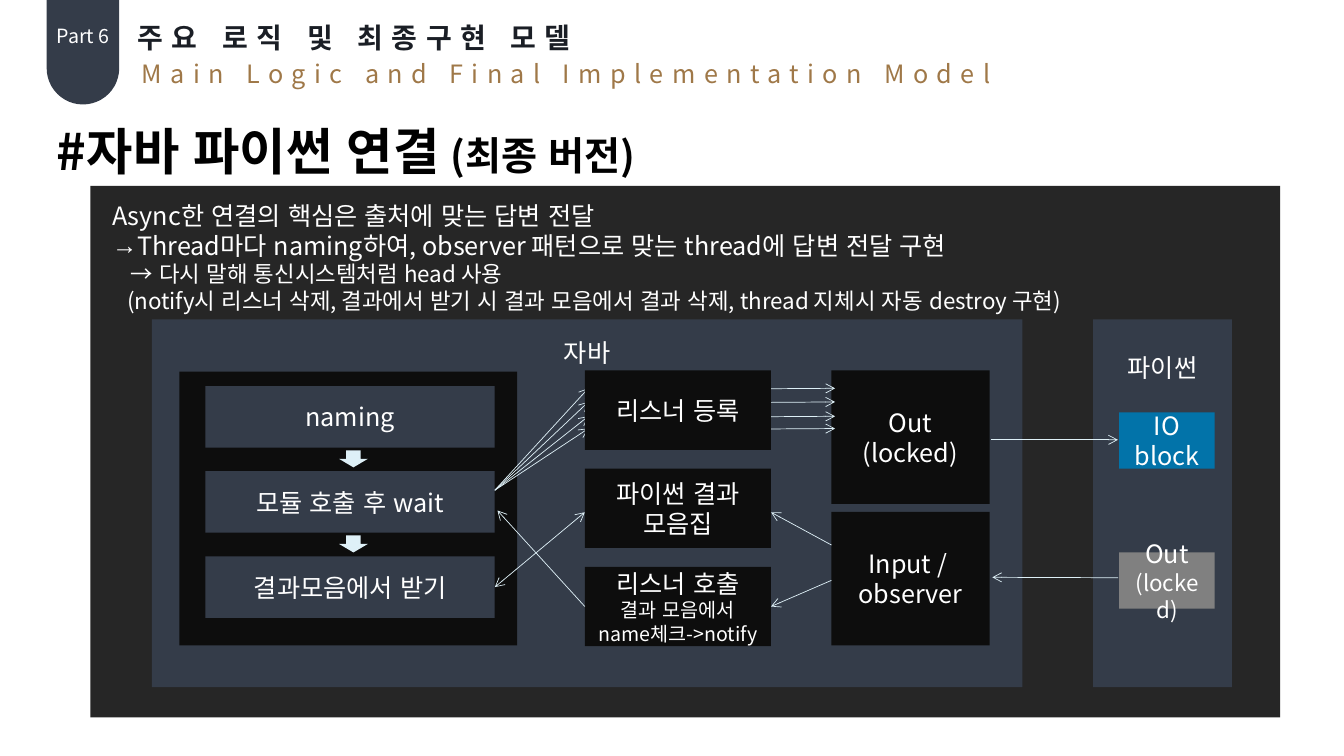
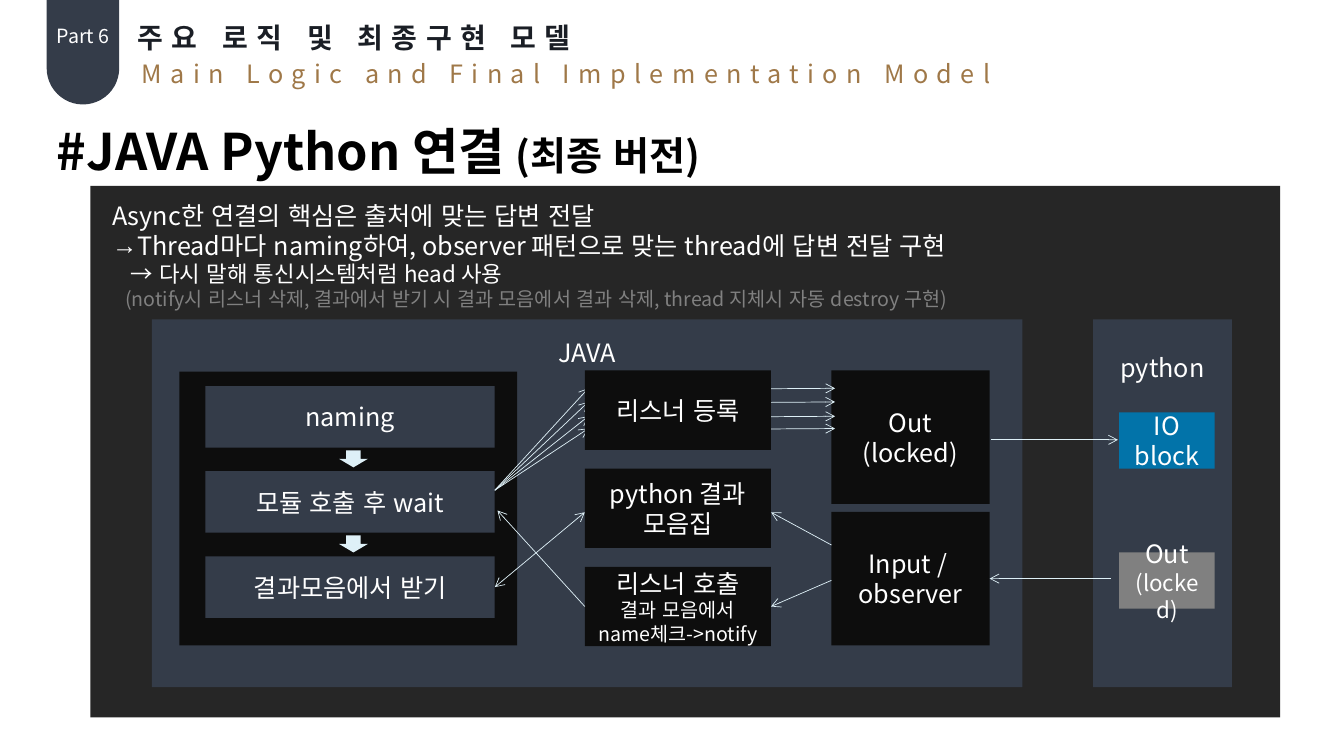
Before and after one commit to Hoonys101/bigdata, a slide deck: slide 27 of 최종.pptx (slide 24 before the commit). Drawn at 1344x756 pixels with LibreOffice and Linux fonts; fonts in the diff are those of the drawing. Boxes give left, top, right and bottom in pixels: in the first picture for what was removed or moved away, otherwise in the second. Text is boxed around its words. In the diff, an @@ line names an element or a change of style, - is before the commit and + after.

Commit message:
발표자료 최종본
발표자료임.

```diff
--- a/최종.pptx
+++ b/최종.pptx
@@ text at bbox=[57, 127, 700, 182]: text changed @@
-#자바 파이썬 연결 (최종 버전)
+#JAVA Python 연결 (최종 버전)
@@ text at bbox=[125, 290, 947, 311]: size 16 to 14 pt, text colour #FFFFFF to #808080 in "(notify시 리스너 삭제, 결과에서 받기 시 결과 ..." @@
@@ text in rectangle at bbox=[558, 343, 616, 363]: text changed @@
-자바
+JAVA
@@ text in rectangle at bbox=[1120, 357, 1204, 383]: text changed @@
-파이썬
+python
@@ text in rectangle at bbox=[610, 482, 746, 535]: text changed @@
-파이썬 결과 모음집
+python 결과 모음집
@@ arrow moved from (1118, 578) - (992, 578) to (1111, 579) - (990, 579) @@
```
Also in this commit, not shown: 32 other slides changed, 3 slides added.
